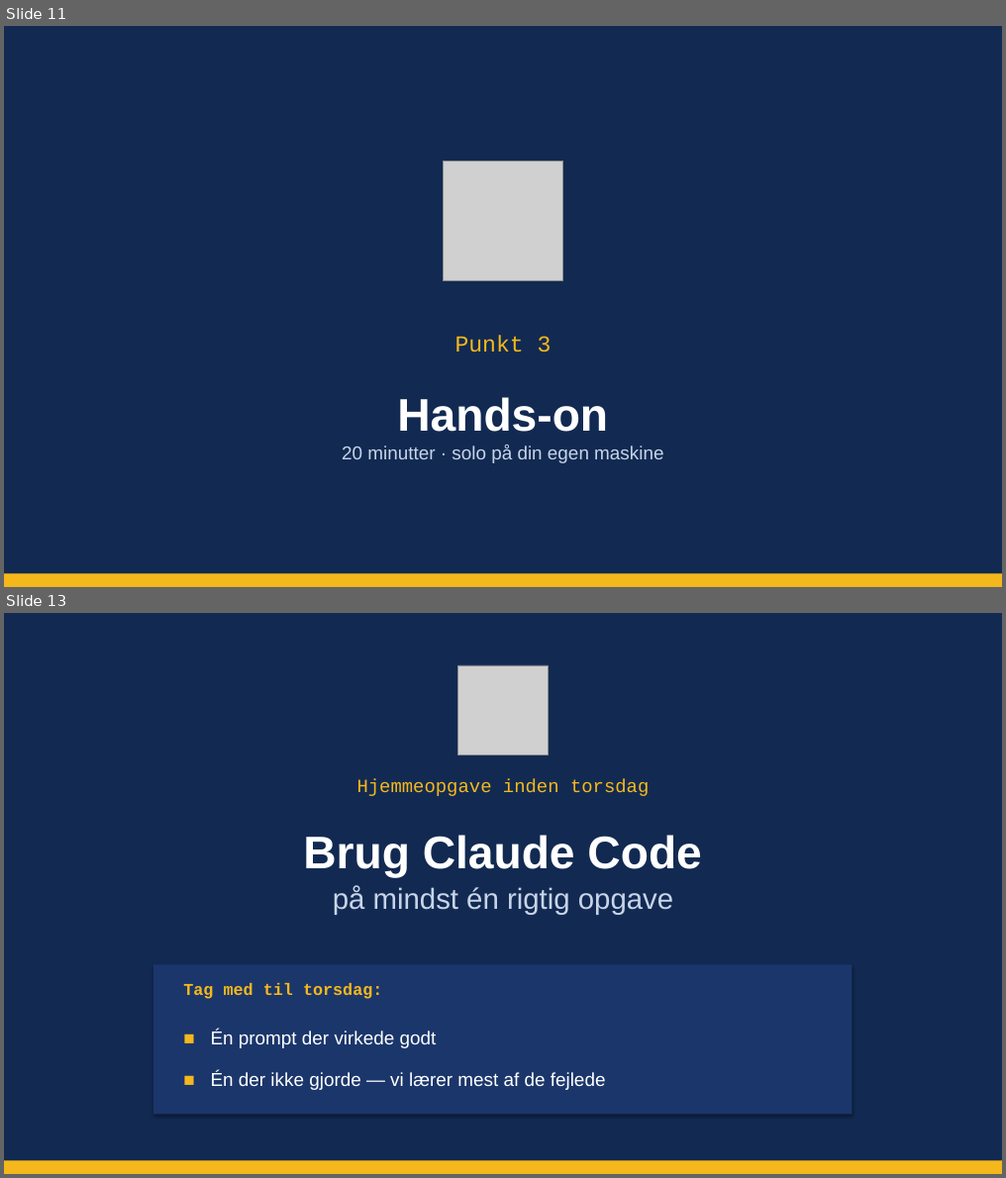
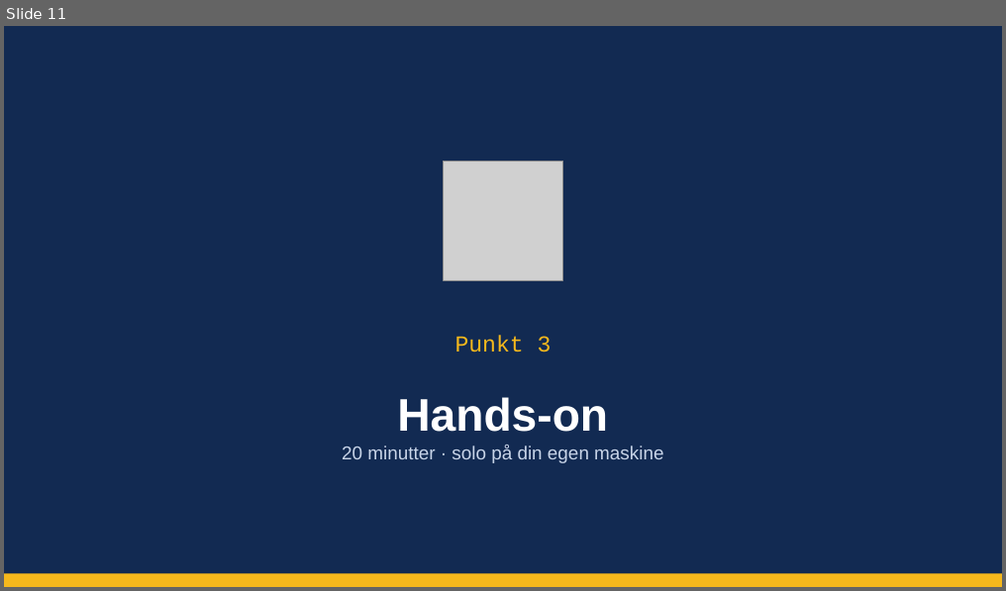
Before and after one commit to MatiasGramkow/EDCxClaudeWorkshop, a slide deck: slides/session1.pptx. Shown one above the other, each under a label of ours: slides 11 and 13 before the commit, slide 11 after it; the slides between them are not shown. The pictures are 1006x1178 and 1006x591 pixels, drawn with LibreOffice and Linux fonts; fonts in the diff are those of the drawing; grey boxes stand for pictures. Boxes give left, top, right and bottom in pixels: in the first picture for what was removed or moved away, otherwise in the second. Text is boxed around its words. In the diff, an @@ line names an element or a change of style, - is before the commit and + after.

```diff
--- a/slides/session1.pptx
+++ b/slides/session1.pptx
@@ slide 13 removed at (4,613,1002,1174), background #FFFFFF @@
@@ rectangle removed at (4,613,1002,1174) @@
@@ picture removed at (458,665,548,756) @@
@@ text removed at (357,778,648,796) @@
-Hjemmeopgave inden torsdag
@@ text removed at (303,835,701,878) @@
-Brug Claude Code
@@ text removed at (333,886,673,915) @@
-på mindst én rigtig opgave
@@ rectangle removed at (153,964,852,1115) @@
@@ text removed at (183,983,382,999) @@
-Tag med til torsdag:
@@ text removed at (211,1030,606,1090) @@
-■ Én prompt der virkede godt
-■ Én der ikke gjorde — vi lærer mest af de fejlede
@@ rectangle removed at (4,1161,1002,1174) @@
```
Also in this commit, not shown: 1 other slide removed, 1 other file.
